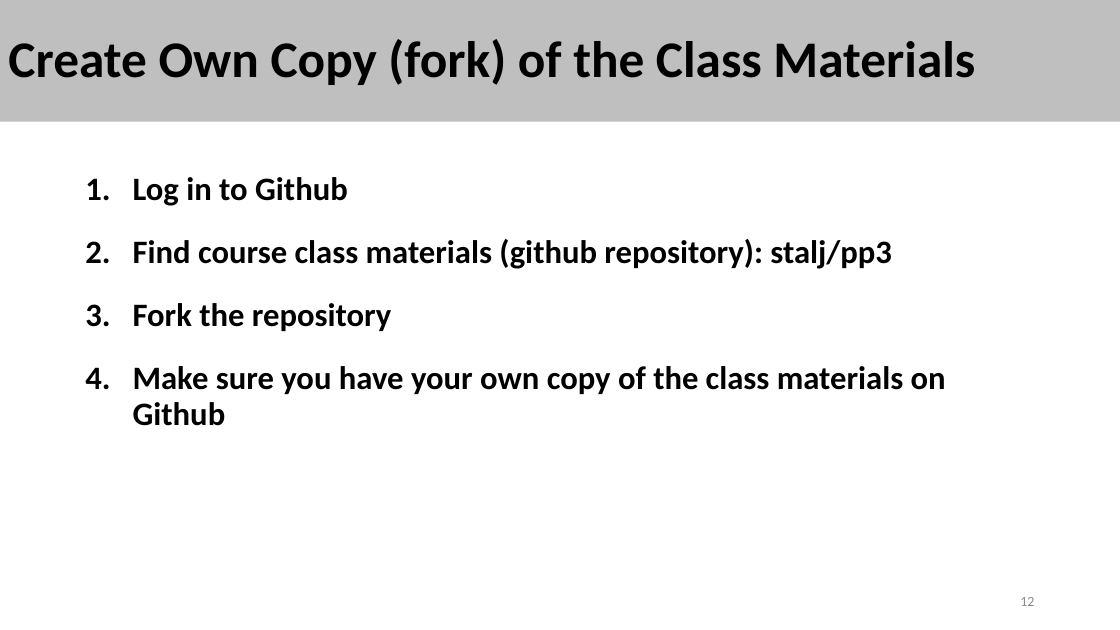
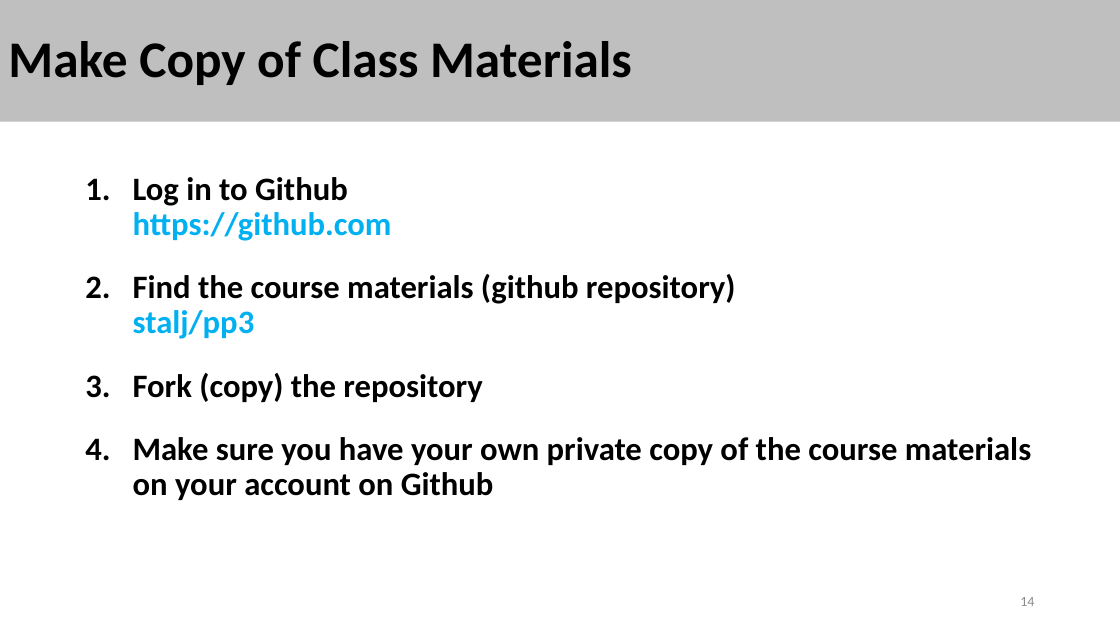
Before and after one commit to stalj/cp3, a slide deck: slide 14 of 01-CourseIntroduction/01-CourseIntroduction.pptx (slide 12 before the commit). Drawn at 1120x630 pixels with LibreOffice and Linux fonts; fonts in the diff are those of the drawing. Boxes give left, top, right and bottom in pixels: in the first picture for what was removed or moved away, otherwise in the second. Text is boxed around its words. In the diff, an @@ line names an element or a change of style, - is before the commit and + after.

```diff
--- a/01-CourseIntroduction/01-CourseIntroduction.pptx
+++ b/01-CourseIntroduction/01-CourseIntroduction.pptx
@@ title at (x1=8, y1=41, x2=632, y2=85): text changed @@
-Create Own Copy (fork) of the Class Materials
+Make Copy of Class Materials
@@ text at (x1=133, y1=177, x2=1031, y2=500): text changed @@
-1. Log in to Github
-2. Find course class materials (github repository): stalj/pp3
-3. Fork the repository
-4. Make sure you have your own copy of the class materials on Github
+1. Log in to Github
+   https://github.com
+2. Find the course materials (github repository)
+   stalj/pp3
+3. Fork (copy) the repository
+4. Make sure you have your own private copy of the course materials on your account on Github
@@ page number at (x1=1020, y1=597, x2=1034, y2=606): text changed @@
-12
+14
```
Also in this commit, not shown: 11 other slides changed, 7 slides added, 5 slides removed, 10 other files.
